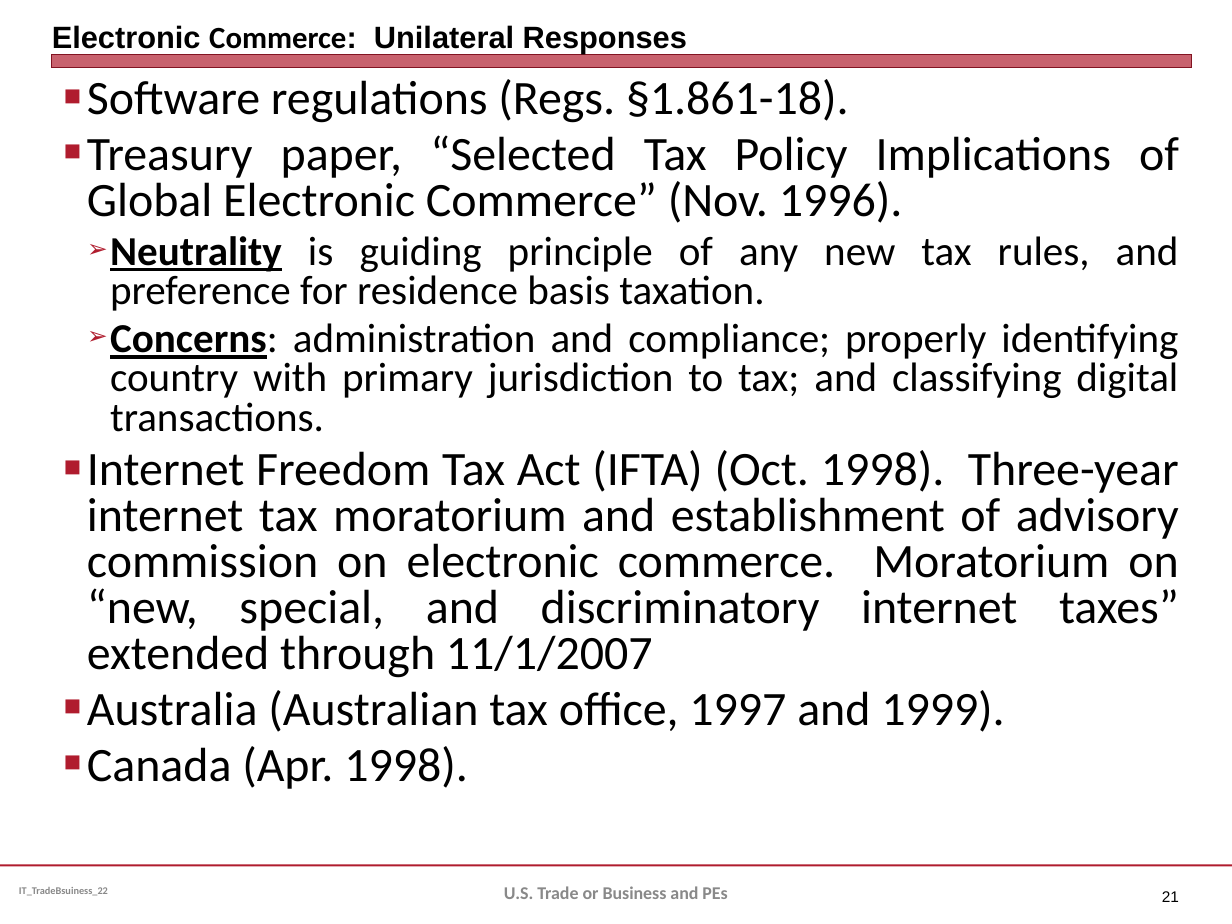
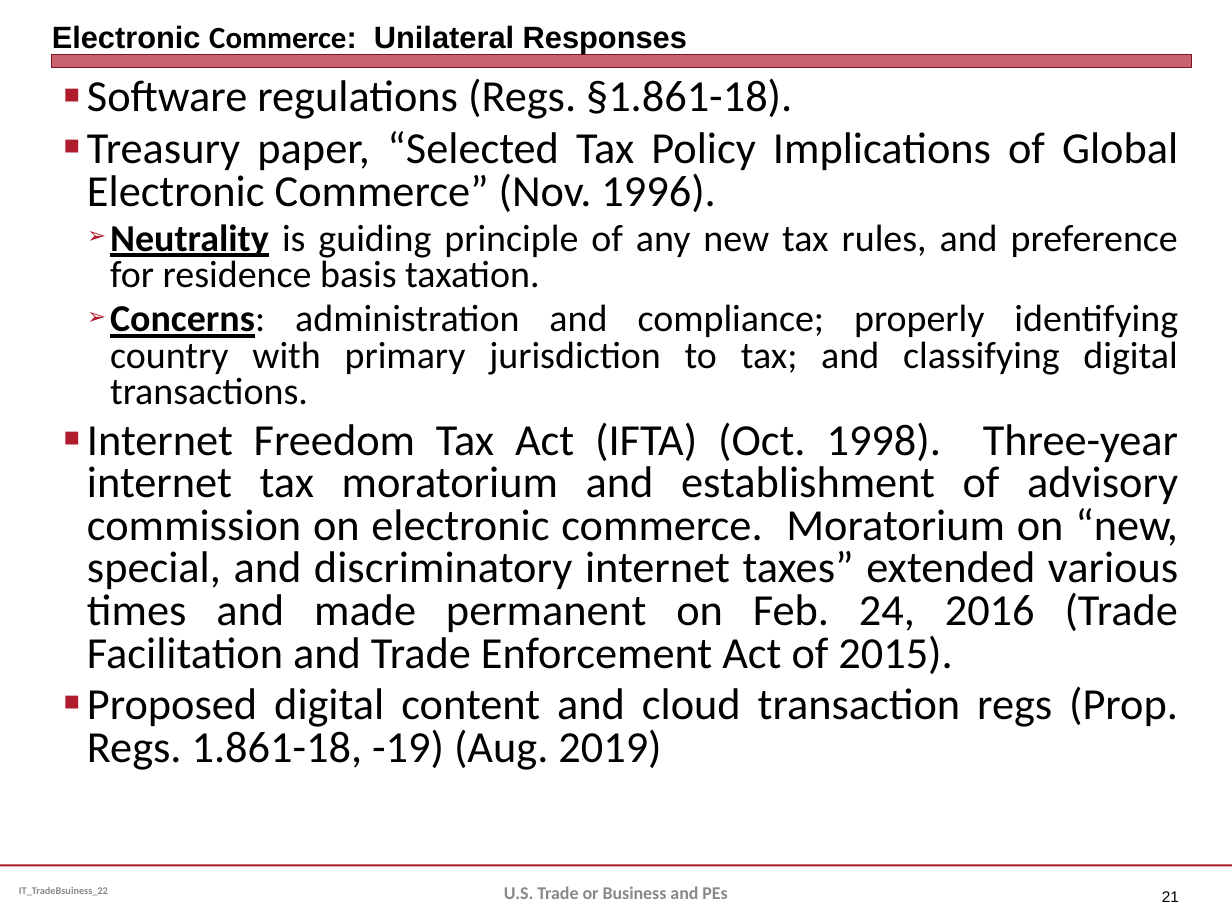
Before and after one commit to jmc877/International-Tax, a slide deck: slide 21 of slides/IT_Slides_ETB_22.pptx. Drawn at 1232x924 pixels with LibreOffice and Linux fonts; fonts in the diff are those of the drawing. Boxes give left, top, right and bottom in pixels: in the first picture for what was removed or moved away, otherwise in the second. Text is boxed around its words. In the diff, an @@ line names an element or a change of style, - is before the commit and + after.

```diff
--- a/slides/IT_Slides_ETB_22.pptx
+++ b/slides/IT_Slides_ETB_22.pptx
@@ text at (87,78,1178,405): size 28 to 25.9 pt in "Software regulations (Regs. §1.861-18).", "Treasury paper, “Selected Tax Policy Implications of ..."; size 24 to 22.2 pt in "Neutrality is guiding principle of any new ...", "Concerns: administration and compliance; properly identifyin ..." @@
@@ text at (87,422,1178,770): text changed; size 28 to 25.9 pt @@
-■ Internet Freedom Tax Act (IFTA) (Oct. 1998). Three-year internet tax moratorium and establishment of advisory commission on electronic commerce. Moratorium on “new, special, and discriminatory internet taxes” extended through 11/1/2007
-■ Australia (Australian tax office, 1997 and 1999).
-■ Canada (Apr. 1998).
+■ Internet Freedom Tax Act (IFTA) (Oct. 1998). Three-year internet tax moratorium and establishment of advisory commission on electronic commerce. Moratorium on “new, special, and discriminatory internet taxes” extended various times and made permanent on Feb. 24, 2016 (Trade Facilitation and Trade Enforcement Act of 2015).
+■ Proposed digital content and cloud transaction regs (Prop. Regs. 1.861-18, -19) (Aug. 2019)
```
Also in this commit, not shown: 2 other slides changed, 1 slide added, 1 other file.
